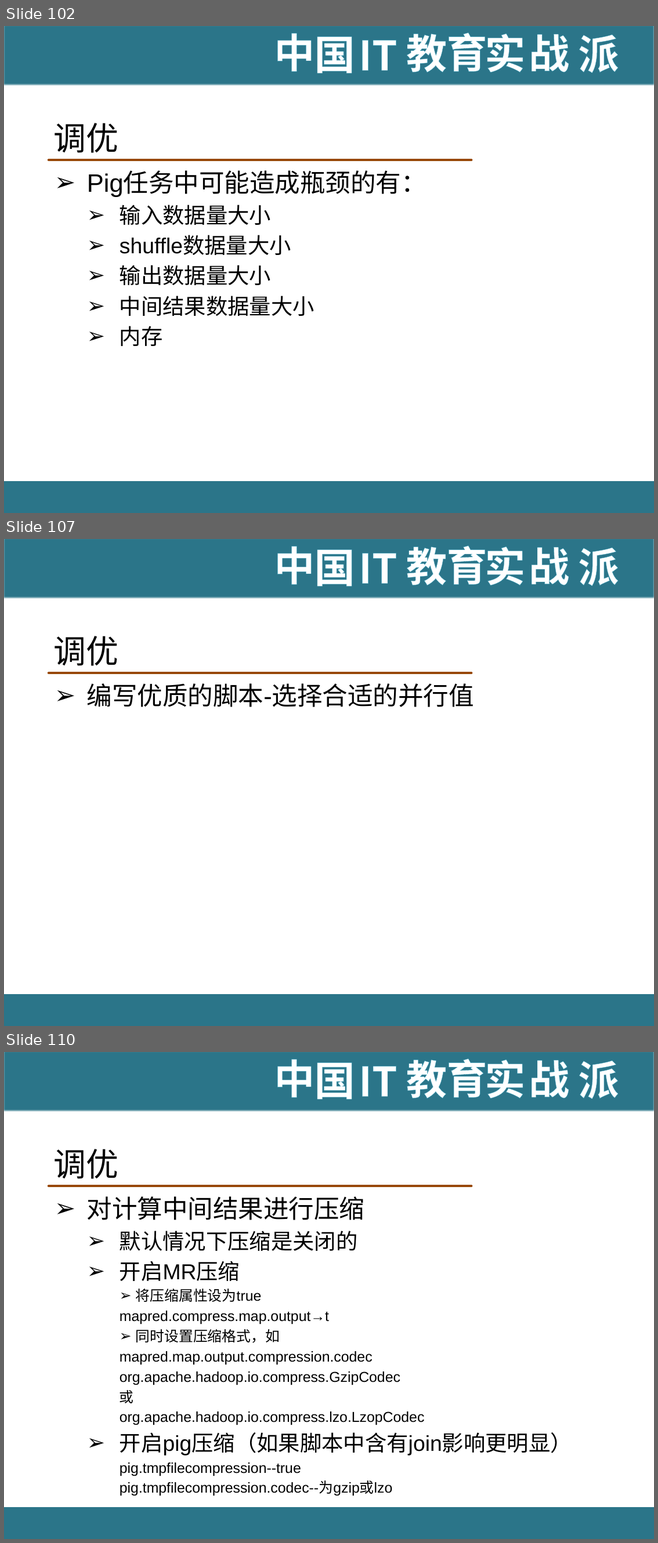
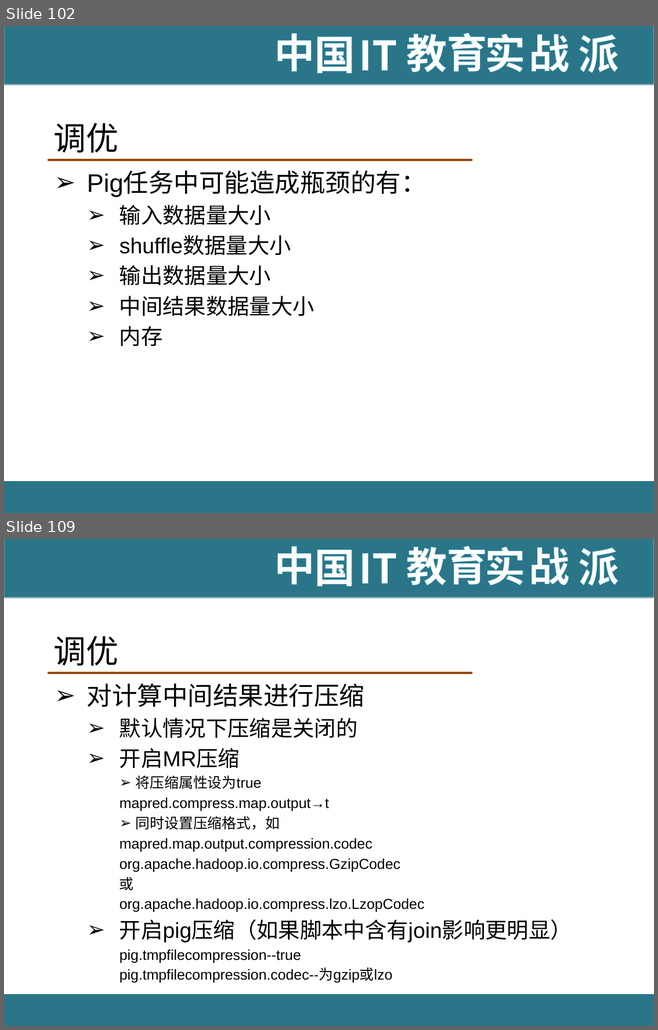
Before and after one commit to hanningxiao/BigData, a slide deck: [IT18掌www.it18zhang.com]Pig.pptx. Shown one above the other, each under a label of ours: slides 102, 107 and 110 before the commit, slides 102 and 109 after it; the slides between them are not shown. The pictures are 658x1543 and 658x1030 pixels, drawn with LibreOffice and Linux fonts; fonts in the diff are those of the drawing; background and template pictures are left out. Boxes give left, top, right and bottom in pixels: in the first picture for what was removed or moved away, otherwise in the second. Text is boxed around its words. In the diff, an @@ line names an element or a change of style, - is before the commit and + after.

```diff
--- a/[IT18掌www.it18zhang.com]Pig.pptx
+++ b/[IT18掌www.it18zhang.com]Pig.pptx
@@ slide 107 removed at [4, 539, 654, 1026], background #FFFFFF; not listed: 11 template elements that a slide beside it also shows @@
@@ title removed at [54, 636, 119, 666] @@
-调优
@@ text removed at [87, 683, 474, 707] @@
-➢ 编写优质的脚本-选择合适的并行值
@@ what was slide 110 is now slide 109 @@
```
Also in this commit, not shown: 14 slides changed, 1 slide added, 2 other slides removed.
